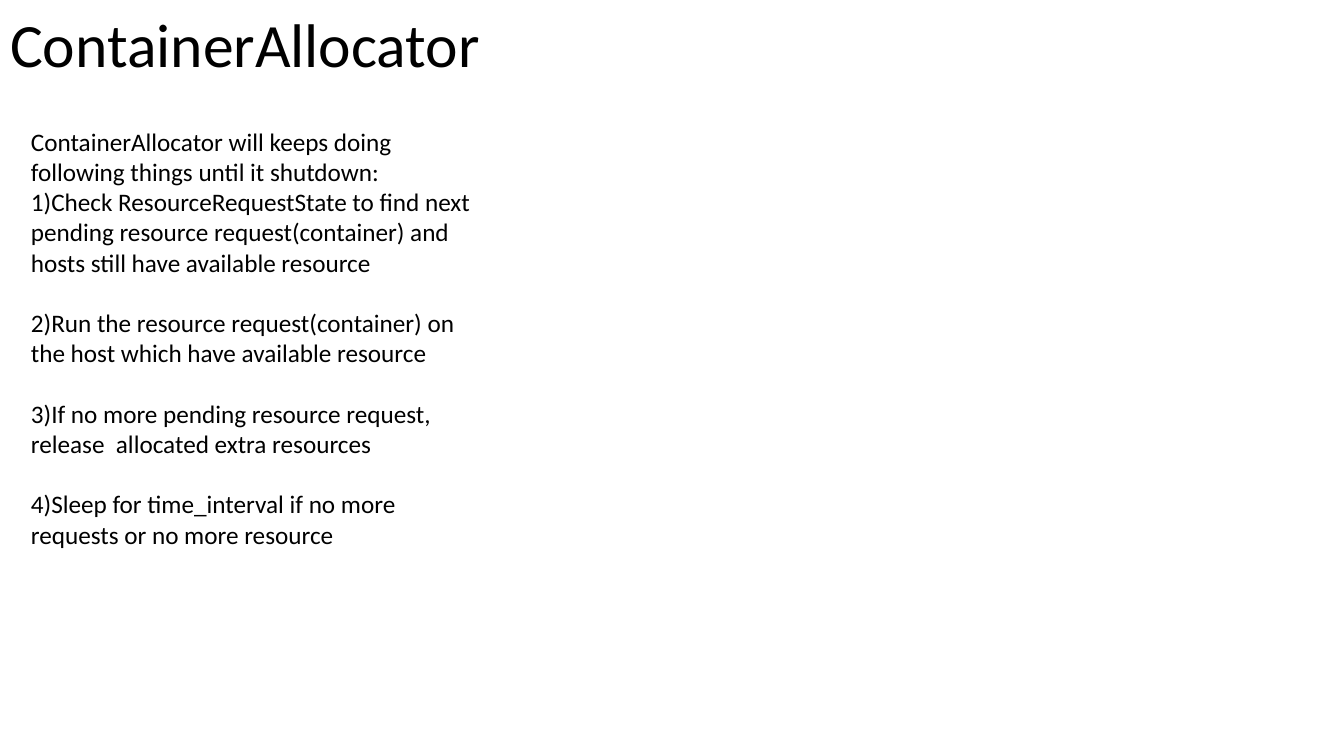
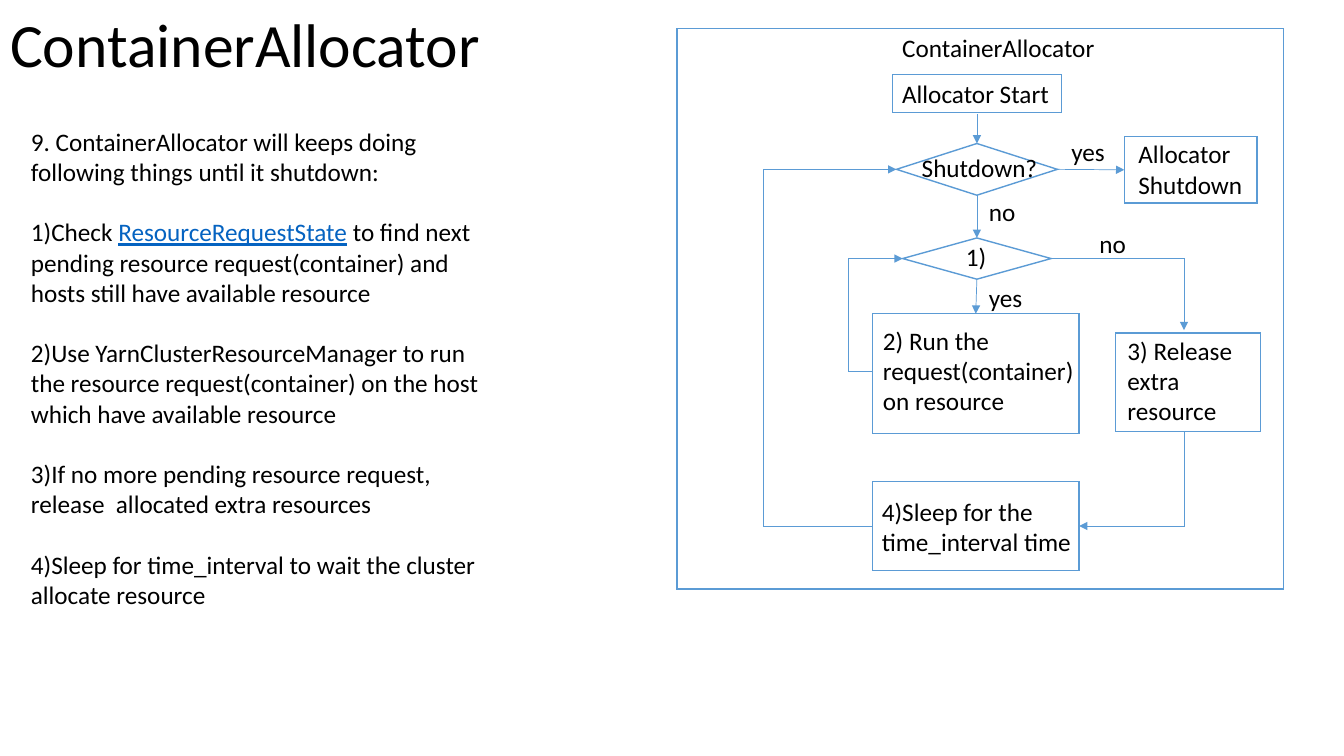
Before and after one commit to Swrrt/Samza-Documents, a slide deck: slide 78 of Documentation/SamzaStructure.pptx (slide 81 before the commit). Drawn at 1344x756 pixels with LibreOffice and Linux fonts; fonts in the diff are those of the drawing. Boxes give left, top, right and bottom in pixels: in the first picture for what was removed or moved away, otherwise in the second. Text is boxed around its words. In the diff, an @@ line names an element or a change of style, - is before the commit and + after.

Commit message:
ContainerProcessManager callback

```diff
--- a/Documentation/SamzaStructure.pptx
+++ b/Documentation/SamzaStructure.pptx
@@ rectangle added at [678, 28, 1285, 589], fill #FFFFFF, outline #5B9BD5 1 pt @@
@@ text added at [902, 39, 1094, 58], 18 pt, text #000000 @@
+ContainerAllocator
@@ rectangle added at [892, 75, 1062, 113], fill #FFFFFF, outline #5B9BD5 1 pt @@
@@ text added at [902, 85, 1049, 103], 18 pt, text #000000 @@
+Allocator Start
@@ arrow added from (977, 114) to (977, 143), #5B9BD5 0.5 pt @@
@@ text at [31, 133, 416, 186]: text changed @@
-ContainerAllocator will keeps doing following things until it shutdown:
+9. ContainerAllocator will keeps doing following things until it shutdown:
@@ diamond added at [896, 143, 1058, 195], fill #FFFFFF, outline #5B9BD5 1 pt @@
@@ text added at [1071, 148, 1104, 165], 18 pt, text #000000 @@
+yes
@@ rectangle added at [1124, 137, 1256, 204], fill #FFFFFF, outline #5B9BD5 1 pt @@
@@ text added at [1138, 145, 1242, 195], 18 pt, text #000000 @@
+Allocator Shutdown
@@ elbow arrow added from (872, 526) to (896, 169), #5B9BD5 0.5 pt @@
@@ text added at [922, 156, 1037, 183], 18 pt, text #000000 @@
+Shutdown?
@@ arrow added from (1058, 169) to (1124, 169), #5B9BD5 0.5 pt @@
@@ arrow added from (977, 196) to (977, 238), #5B9BD5 0.5 pt @@
@@ text added at [989, 208, 1015, 221], 18 pt, text #000000 @@
+no
@@ text at [31, 223, 470, 303]: text colour #000000 to #0563C1, underline on in "ResourceRequestState" @@
@@ diamond added at [903, 238, 1052, 279], fill #FFFFFF, outline #5B9BD5 1 pt @@
@@ elbow arrow added from (873, 371) to (903, 258), #5B9BD5 0.5 pt @@
@@ text added at [966, 248, 986, 270], 18 pt, text #000000 @@
+1)
@@ elbow arrow added from (1052, 258) to (1185, 330), #5B9BD5 0.5 pt @@
@@ text added at [1099, 240, 1125, 259], 18 pt, text #000000 @@
+no
@@ arrow added from (977, 279) to (976, 314), #5B9BD5 0.5 pt @@
@@ text added at [989, 294, 1022, 314], 18 pt, text #000000 @@
+yes
@@ rectangle added at [873, 314, 1080, 434], fill #FFFFFF, outline #5B9BD5 1 pt @@
@@ text at [31, 344, 478, 424]: text changed @@
-2)Run the resource request(container) on the host which have available resource
+2)Use YarnClusterResourceManager to run the resource request(container) on the host which have available resource
@@ text added at [883, 332, 1073, 411], 18 pt, text #000000 @@
+2) Run the request(container) on resource
@@ rectangle added at [1116, 333, 1261, 432], fill #FFFFFF, outline #5B9BD5 1 pt @@
@@ text added at [1127, 341, 1233, 420], 18 pt, text #000000 @@
+3) Release extra resource
@@ elbow arrow added from (1185, 432) to (1080, 526), #5B9BD5 0.5 pt @@
@@ rectangle added at [873, 482, 1080, 571], fill #FFFFFF, outline #5B9BD5 1 pt @@
@@ text added at [882, 503, 1071, 555], 18 pt, text #000000 @@
+4)Sleep for the time_interval time
@@ text at [31, 556, 475, 605]: text changed @@
-4)Sleep for time_interval if no more requests or no more resource
+4)Sleep for time_interval to wait the cluster allocate resource
```
Also in this commit, not shown: 1 other slide changed, 1 slide added, 1 slide removed.
